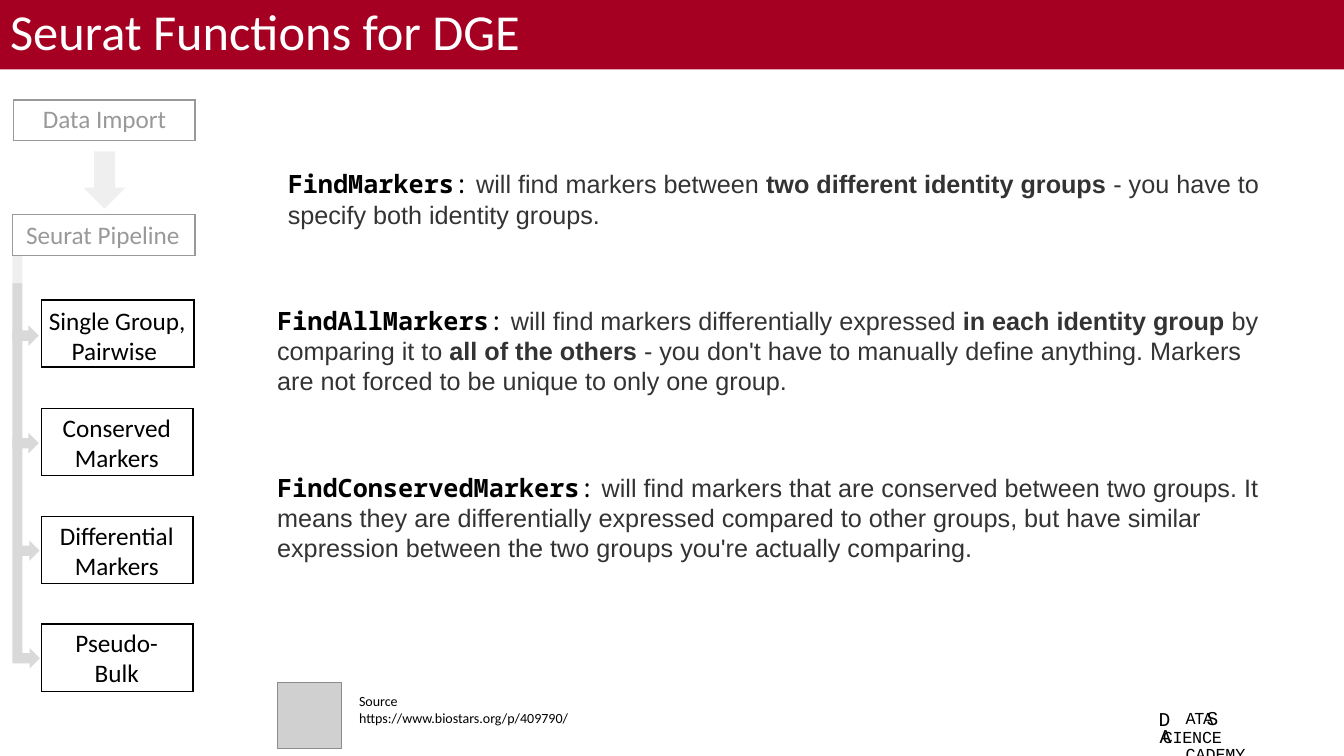
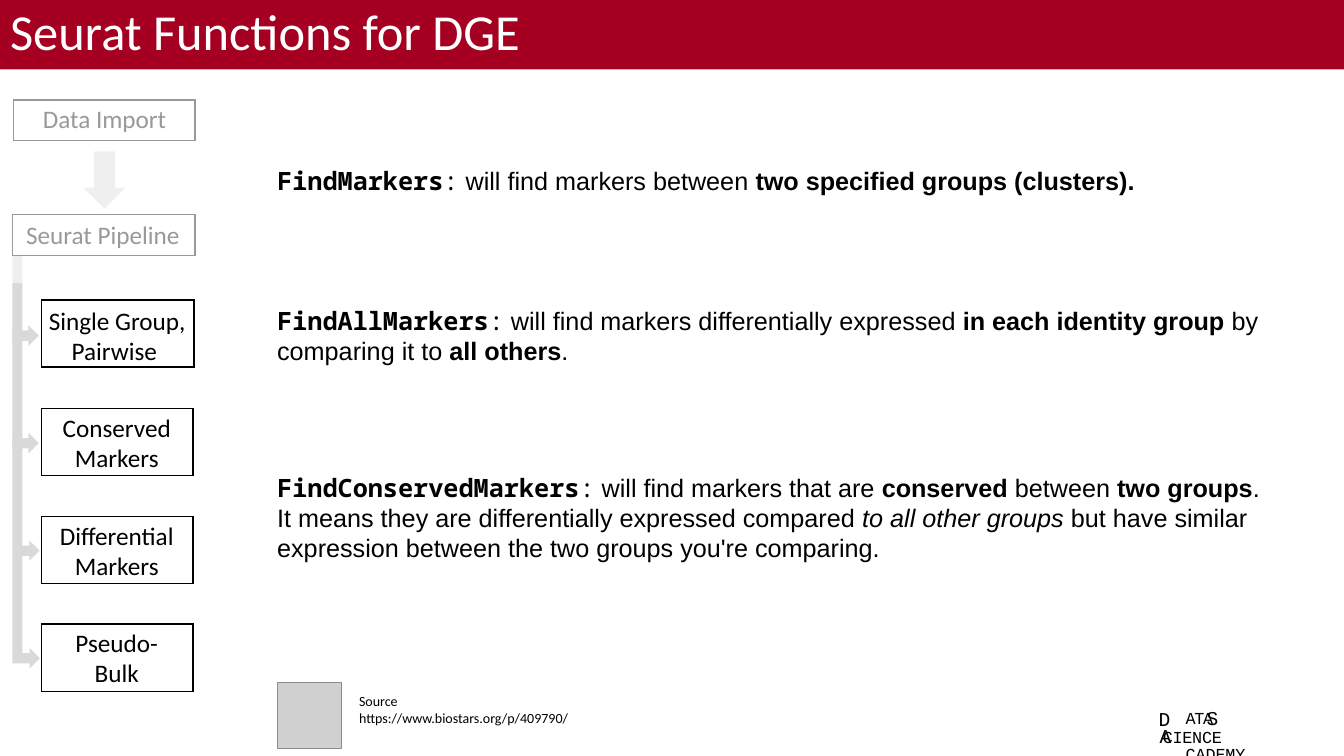
Before and after one commit to bacorli2/scrna_workshop, a slide deck: slide 3 of M5_Seurat_DGE_and_Exploratory/M5_Seurat_DGE_Exploratory.pptx (slide 10 before the commit). Drawn at 1344x756 pixels with LibreOffice and Linux fonts; fonts in the diff are those of the drawing; grey boxes stand for pictures; background and template pictures are left out. Boxes give left, top, right and bottom in pixels: in the first picture for what was removed or moved away, otherwise in the second. Text is boxed around its words. In the diff, an @@ line names an element or a change of style, - is before the commit and + after.

```diff
--- a/M5_Seurat_DGE_and_Exploratory/M5_Seurat_DGE_Exploratory.pptx
+++ b/M5_Seurat_DGE_and_Exploratory/M5_Seurat_DGE_Exploratory.pptx
@@ text at [277, 170, 1134, 196]: text changed; text colour #333333 to #000000; bold on @@
-FindMarkers: will find markers between two different identity groups - you have to specify both identity groups.
+FindMarkers: will find markers between two specified groups (clusters).
@@ text at [277, 310, 1259, 366]: text changed; text colour #333333 to #000000 @@
-FindAllMarkers: will find markers differentially expressed in each identity group by comparing it to all of the others - you don't have to manually define anything. Markers are not forced to be unique to only one group.
+FindAllMarkers: will find markers differentially expressed in each identity group by comparing it to all others.
@@ text at [277, 477, 1259, 563]: text changed; text colour #333333 to #000000 @@
-FindConservedMarkers: will find markers that are conserved between two groups. It means they are differentially expressed compared to other groups, but have similar expression between the two groups you're actually comparing.
+FindConservedMarkers: will find markers that are conserved between two groups. It means they are differentially expressed compared to all other groups but have similar expression between the two groups you're comparing.
```
Also in this commit, not shown: 9 other slides changed, 1 slide removed, 2 other files.
